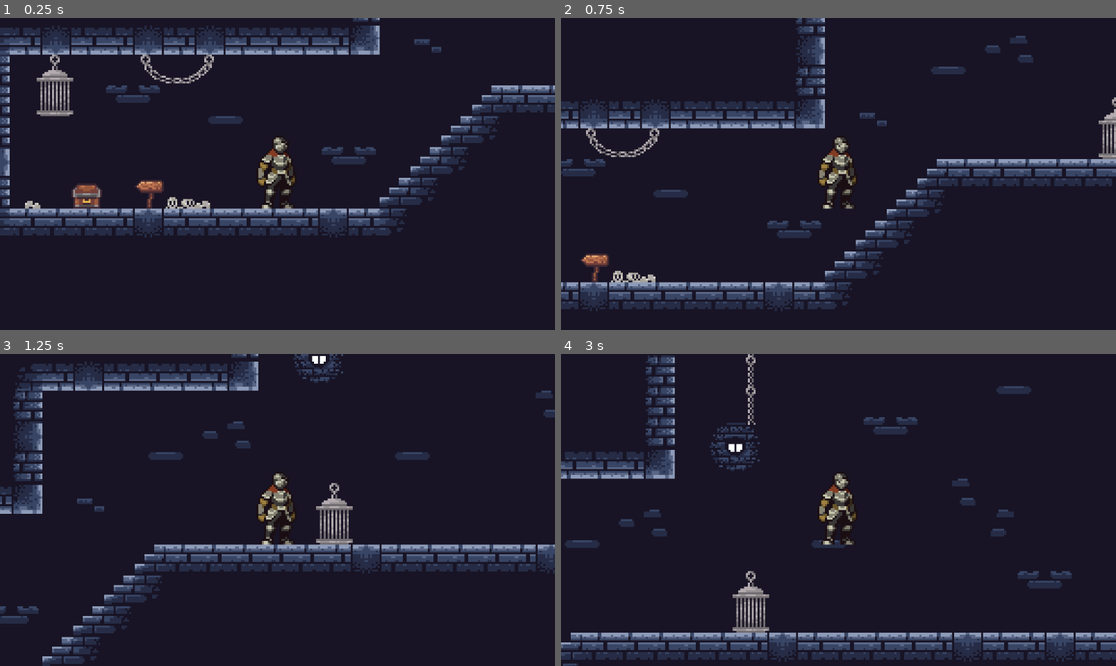
Above: before the commit, frames 1-4 (two rows, left to right).
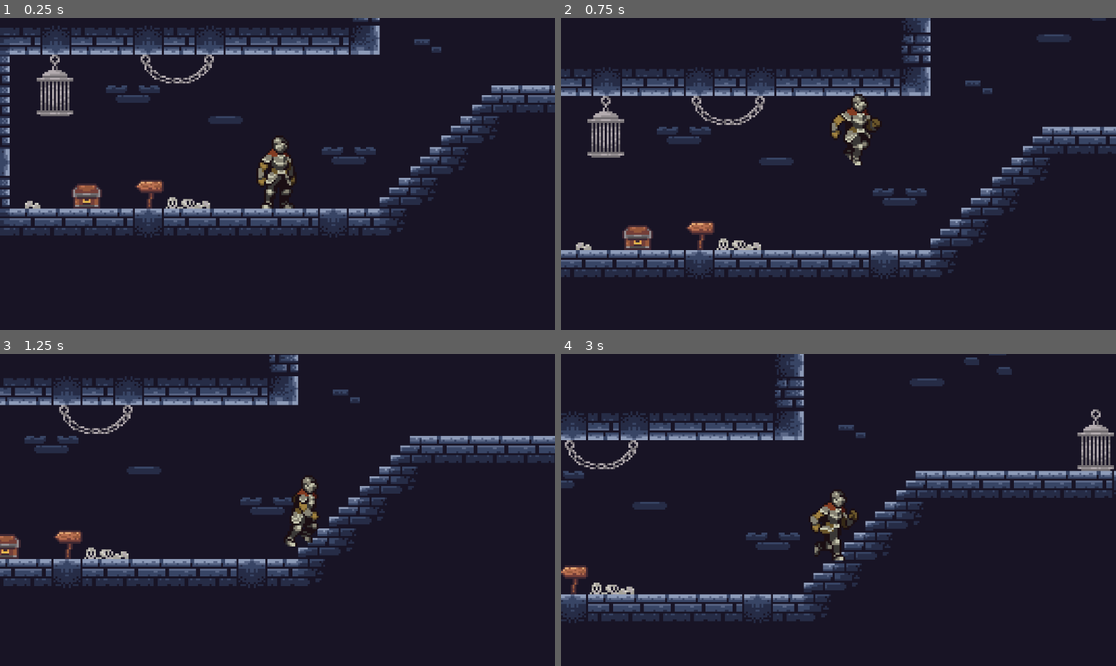
Above: after the commit, the same moments.

Repository: The-Bradster/crono-clones
Game: Godot game, scene res://scenes/main.tscn
Same seed, same stepped clock (60 frames per second), same inputs: the game is played once before the commit and once after it.
Inputs:
- Up to frame 1 (0.25 s): no input
- Up to frame 2 (0.75 s): tap Enter (ui_accept) at 0.5, 0.6 s; hold Right (ui_right) from 0.53 s (still down); hold Space (jump, bound only after the commit) from 0.53 s (still down)
- Up to frame 3 (1.25 s): keep holding Right (ui_right); keep holding Space (jump, bound only after the commit)
- Up to frame 4 (3 s): release Space (jump, bound only after the commit) at 1.28 s; tap Space (jump, bound only after the commit) at 1.35, 1.52, 1.82 s; tap Enter (ui_accept) at 1.55, 2.1, 2.85 s; release Right (ui_right) at 2.03 s; hold Left (ui_left) 2.03-2.78 s; hold Space (jump, bound only after the commit) 2.03-2.78 s; hold Right (ui_right) from 2.78 s (still down)

Frame 1 is identical in both runs. In frame 2, 27% of the frame differs, in the area x 0-100%, y 0-94%; in frame 3, 23%; in frame 4, 25%.

Commit message:
Player Movement Adjustments (#2)
* updated input mappings

* added new player animations for jump, run, fall including directional logic

* added double jump, jumper buffer, acceleration, cyote time, etc.

---------

Co-authored-by: Kevin Schwarz <kevin_schwarz@shi.com>

Diff:
--- a/project.godot
+++ b/project.godot
@@ -15,6 +15,26 @@
 config/features=PackedStringArray("4.4", "Forward Plus")
 config/icon="res://icon.svg"
 
+[input]
+
+move_left={
+"deadzone": 0.2,
+"events": [Object(InputEventKey,"resource_local_to_scene":false,"resource_name":"","device":-1,"window_id":0,"alt_pressed":false,"shift_pressed":false,"ctrl_pressed":false,"meta_pressed":false,"pressed":false,"keycode":0,"physical_keycode":65,"key_label":0,"unicode":97,"location":0,"echo":false,"script":null)
+, Object(InputEventKey,"resource_local_to_scene":false,"resource_name":"","device":-1,"window_id":0,"alt_pressed":false,"shift_pressed":false,"ctrl_pressed":false,"meta_pressed":false,"pressed":false,"keycode":0,"physical_keycode":4194319,"key_label":0,"unicode":0,"location":0,"echo":false,"script":null)
+]
+}
+move_right={
+"deadzone": 0.2,
+"events": [Object(InputEventKey,"resource_local_to_scene":false,"resource_name":"","device":-1,"window_id":0,"alt_pressed":false,"shift_pressed":false,"ctrl_pressed":false,"meta_pressed":false,"pressed":false,"keycode":0,"physical_keycode":68,"key_label":0,"unicode":100,"location":0,"echo":false,"script":null)
+, Object(InputEventKey,"resource_local_to_scene":false,"resource_name":"","device":-1,"window_id":0,"alt_pressed":false,"shift_pressed":false,"ctrl_pressed":false,"meta_pressed":false,"pressed":false,"keycode":0,"physical_keycode":4194321,"key_label":0,"unicode":0,"location":0,"echo":false,"script":null)
+]
+}
+jump={
+"deadzone": 0.2,
+"events": [Object(InputEventKey,"resource_local_to_scene":false,"resource_name":"","device":-1,"window_id":0,"alt_pressed":false,"shift_pressed":false,"ctrl_pressed":false,"meta_pressed":false,"pressed":false,"keycode":0,"physical_keycode":32,"key_label":0,"unicode":32,"location":0,"echo":false,"script":null)
+]
+}
+
 [rendering]
 
 textures/canvas_textures/default_texture_filter=0
--- a/scenes/main.tscn
+++ b/scenes/main.tscn
@@ -185,6 +185,7 @@
 [node name="Camera2D" type="Camera2D" parent="Player"]
 position = Vector2(-5, -18)
 zoom = Vector2(4, 4)
+position_smoothing_enabled = true
 
 [node name="TileMap" type="TileMap" parent="."]
 tile_set = SubResource("TileSet_jyhfs")
--- a/scenes/player.tscn
+++ b/scenes/player.tscn
@@ -1,7 +1,10 @@
-[gd_scene load_steps=15 format=3 uid="uid://bqoixqcow7atc"]
+[gd_scene load_steps=33 format=3 uid="uid://cj71m8mj1h0wy"]
 
 [ext_resource type="Texture2D" uid="uid://c0i2oee7k5b8" path="res://assets/Knight Assets/Colour1/Outline/120x80_PNGSheets/_Idle.png" id="1_3vyb7"]
 [ext_resource type="Script" uid="uid://b7qx2r7xgqaig" path="res://scripts/player.gd" id="1_g2els"]
+[ext_resource type="Texture2D" uid="uid://demx4d8u2heku" path="res://assets/Knight Assets/Colour1/Outline/120x80_PNGSheets/_Jump.png" id="3_qlg0r"]
+[ext_resource type="Texture2D" uid="uid://ceemmgf3b7hyc" path="res://assets/Knight Assets/Colour1/Outline/120x80_PNGSheets/_JumpFallInbetween.png" id="4_tuyoq"]
+[ext_resource type="Texture2D" uid="uid://d1t4yfsls8qf5" path="res://assets/Knight Assets/Colour1/Outline/120x80_PNGSheets/_Run.png" id="5_fjrip"]
 
 [sub_resource type="AtlasTexture" id="AtlasTexture_g2els"]
 atlas = ExtResource("1_3vyb7")
@@ -41,6 +44,66 @@
 
 [sub_resource type="AtlasTexture" id="AtlasTexture_d2wvv"]
 atlas = ExtResource("1_3vyb7")
+region = Rect2(1080, 0, 120, 80)
+
+[sub_resource type="AtlasTexture" id="AtlasTexture_3v2ag"]
+atlas = ExtResource("3_qlg0r")
+region = Rect2(0, 0, 120, 80)
+
+[sub_resource type="AtlasTexture" id="AtlasTexture_jej6c"]
+atlas = ExtResource("3_qlg0r")
+region = Rect2(120, 0, 120, 80)
+
+[sub_resource type="AtlasTexture" id="AtlasTexture_f1ej7"]
+atlas = ExtResource("3_qlg0r")
+region = Rect2(240, 0, 120, 80)
+
+[sub_resource type="AtlasTexture" id="AtlasTexture_oprun"]
+atlas = ExtResource("4_tuyoq")
+region = Rect2(0, 0, 120, 80)
+
+[sub_resource type="AtlasTexture" id="AtlasTexture_a8ls1"]
+atlas = ExtResource("4_tuyoq")
+region = Rect2(120, 0, 120, 80)
+
+[sub_resource type="AtlasTexture" id="AtlasTexture_qfm1y"]
+atlas = ExtResource("5_fjrip")
+region = Rect2(0, 0, 120, 80)
+
+[sub_resource type="AtlasTexture" id="AtlasTexture_fulsm"]
+atlas = ExtResource("5_fjrip")
+region = Rect2(120, 0, 120, 80)
+
+[sub_resource type="AtlasTexture" id="AtlasTexture_4r5pv"]
+atlas = ExtResource("5_fjrip")
+region = Rect2(240, 0, 120, 80)
+
+[sub_resource type="AtlasTexture" id="AtlasTexture_60mlk"]
+atlas = ExtResource("5_fjrip")
+region = Rect2(360, 0, 120, 80)
+
+[sub_resource type="AtlasTexture" id="AtlasTexture_i4ail"]
+atlas = ExtResource("5_fjrip")
+region = Rect2(480, 0, 120, 80)
+
+[sub_resource type="AtlasTexture" id="AtlasTexture_a38lo"]
+atlas = ExtResource("5_fjrip")
+region = Rect2(600, 0, 120, 80)
+
+[sub_resource type="AtlasTexture" id="AtlasTexture_4ni07"]
+atlas = ExtResource("5_fjrip")
+region = Rect2(720, 0, 120, 80)
+
+[sub_resource type="AtlasTexture" id="AtlasTexture_l71n6"]
+atlas = ExtResource("5_fjrip")
+region = Rect2(840, 0, 120, 80)
+
+[sub_resource type="AtlasTexture" id="AtlasTexture_ke2ow"]
+atlas = ExtResource("5_fjrip")
+region = Rect2(960, 0, 120, 80)
+
+[sub_resource type="AtlasTexture" id="AtlasTexture_ujl30"]
+atlas = ExtResource("5_fjrip")
 region = Rect2(1080, 0, 120, 80)
 
 [sub_resource type="SpriteFrames" id="SpriteFrames_3v2ag"]
@@ -79,6 +142,71 @@
 "loop": true,
 "name": &"idle",
 "speed": 10.0
+}, {
+"frames": [{
+"duration": 1.0,
+"texture": SubResource("AtlasTexture_3v2ag")
+}, {
+"duration": 1.0,
+"texture": SubResource("AtlasTexture_jej6c")
+}, {
+"duration": 1.0,
+"texture": SubResource("AtlasTexture_f1ej7")
+}],
+"loop": true,
+"name": &"jump",
+"speed": 5.0
+}, {
+"frames": [{
+"duration": 1.0,
+"texture": SubResource("AtlasTexture_oprun")
+}, {
+"duration": 1.0,
+"texture": SubResource("AtlasTexture_a8ls1")
+}],
+"loop": true,
+"name": &"jump_fall",
+"speed": 5.0
+}, {
+"frames": [{
+"duration": 1.0,
+"texture": SubResource("AtlasTexture_qfm1y")
+}, {
+"duration": 1.0,
+"texture": SubResource("AtlasTexture_fulsm")
+}, {
+"duration": 1.0,
+"texture": SubResource("AtlasTexture_4r5pv")
+}, {
+"duration": 1.0,
+"texture": SubResource("AtlasTexture_60mlk")
+}, {
+"duration": 1.0,
+"texture": SubResource("AtlasTexture_i4ail")
+}, {
+"duration": 1.0,
+"texture": SubResource("AtlasTexture_a38lo")
+}, {
+"duration": 1.0,
+"texture": SubResource("AtlasTexture_4ni07")
+}, {
+"duration": 1.0,
+"texture": SubResource("AtlasTexture_l71n6")
+}, {
+"duration": 1.0,
+"texture": SubResource("AtlasTexture_ke2ow")
+}, {
+"duration": 1.0,
+"texture": SubResource("AtlasTexture_ujl30")
+}],
+"loop": true,
+"name": &"run",
+"speed": 15.0
+}, {
+"frames": [],
+"loop": true,
+"name": &"slide",
+"speed": 5.0
 }]
 
 [sub_resource type="CapsuleShape2D" id="CapsuleShape2D_jej6c"]
--- a/scripts/player.gd
+++ b/scripts/player.gd
@@ -1,25 +1,90 @@
 extends CharacterBody2D
 
+@onready var sprite = $AnimatedSprite2D
 
-const SPEED = 300.0
-const JUMP_VELOCITY = -400.0
+const SPEED = 90.0  # Lower base speed like Celeste
+const AIR_SPEED = 90.0  # Full air control like Celeste
+const JUMP_VELOCITY = -315.0  # Higher jump velocity like Celeste
+const COYOTE_TIME = 0.1  # Same as Celeste
+const ACCELERATION = 1000.0  # How quickly we reach max speed
+const DECELERATION = 1000.0  # How quickly we slow down
+const JUMP_GRAVITY_MULTIPLIER = 0.4  # Lower gravity while holding jump
+const JUMP_BUFFER_TIME = 0.1  # How long to remember a jump input before landing
 
+var coyote_timer = 0.0
+var was_on_floor = false
+var can_double_jump = true  # Track if double jump is available
+var jump_gravity_multiplier = 1.0  # Current gravity multiplier
+var jump_buffer_timer = 0.0  # Timer for jump buffer
 
 func _physics_process(delta: float) -> void:
 	# Add the gravity.
 	if not is_on_floor():
-		velocity += get_gravity() * delta
+		# Apply variable gravity based on jump button
+		if Input.is_action_pressed("jump") and velocity.y < 0:
+			jump_gravity_multiplier = JUMP_GRAVITY_MULTIPLIER
+		else:
+			jump_gravity_multiplier = 1.0
+		velocity += get_gravity() * delta * jump_gravity_multiplier
+		# Play jumping animation when moving upward, falling animation when moving downward
+		if velocity.y < 0 and sprite.animation != "jump":
+			sprite.play("jump")
+		elif velocity.y > 0 and sprite.animation != "jump_fall":
+			sprite.play("jump_fall")
+	else:
+		# Reset coyote timer and double jump when on floor
+		coyote_timer = COYOTE_TIME
+		was_on_floor = true
+		can_double_jump = true  # Reset double jump when landing
+		jump_gravity_multiplier = 1.0  # Reset gravity multiplier on landing
+
+		# Check for buffered jump
+		if jump_buffer_timer > 0:
+			velocity.y = JUMP_VELOCITY
+			sprite.play("jump")
+			jump_buffer_timer = 0  # Reset buffer after using it
+
+	# Update coyote timer
+	if not is_on_floor() and was_on_floor:
+		coyote_timer -= delta
+		if coyote_timer <= 0:
+			was_on_floor = false
+
+	# Update jump buffer timer
+	if jump_buffer_timer > 0:
+		jump_buffer_timer -= delta
 
 	# Handle jump.
-	if Input.is_action_just_pressed("ui_accept") and is_on_floor():
-		velocity.y = JUMP_VELOCITY
+	if Input.is_action_just_pressed("jump"):
+		if is_on_floor() or coyote_timer > 0:
+			# Normal jump
+			velocity.y = JUMP_VELOCITY
+			sprite.play("jump")
+			coyote_timer = 0  # Reset coyote timer after jumping
+		elif can_double_jump:
+			# Double jump
+			velocity.y = JUMP_VELOCITY
+			sprite.play("jump")  # Play jump animation for double jump
+			can_double_jump = false  # Use up the double jump
+		else:
+			# Buffer the jump if we're in the air and can't double jump
+			jump_buffer_timer = JUMP_BUFFER_TIME
 
 	# Get the input direction and handle the movement/deceleration.
-	# As good practice, you should replace UI actions with custom gameplay actions.
-	var direction := Input.get_axis("ui_left", "ui_right")
+	var direction := Input.get_axis("move_left", "move_right")
 	if direction:
-		velocity.x = direction * SPEED
+		# Smooth acceleration like Celeste
+		velocity.x = move_toward(velocity.x, direction * SPEED, ACCELERATION * delta)
+		# Flip the sprite based on movement direction
+		sprite.flip_h = direction < 0
+		# Play running animation when moving on the ground
+		if is_on_floor() and sprite.animation != "run":
+			sprite.play("run")
 	else:
-		velocity.x = move_toward(velocity.x, 0, SPEED)
+		# Smooth deceleration like Celeste
+		velocity.x = move_toward(velocity.x, 0, DECELERATION * delta)
+		# Play idle animation when standing still on the ground
+		if is_on_floor() and sprite.animation != "idle":
+			sprite.play("idle")
 
 	move_and_slide()
Not shown: 1 places in scenes/main.tscn that only renumber resources
